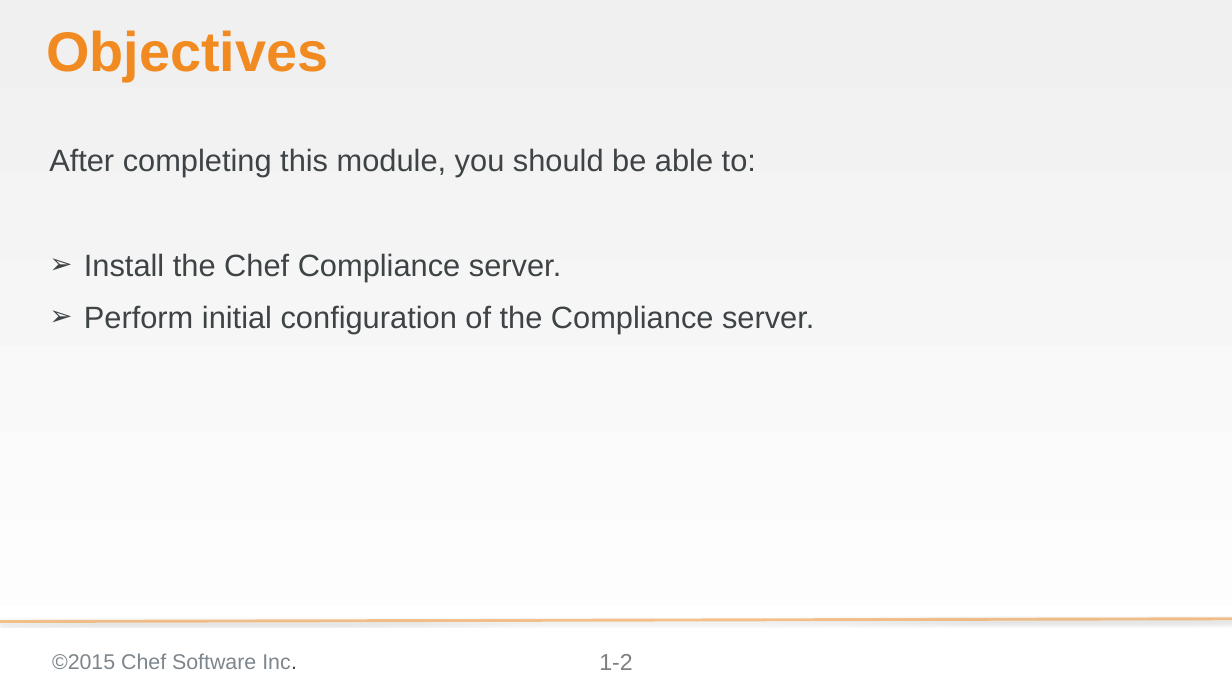
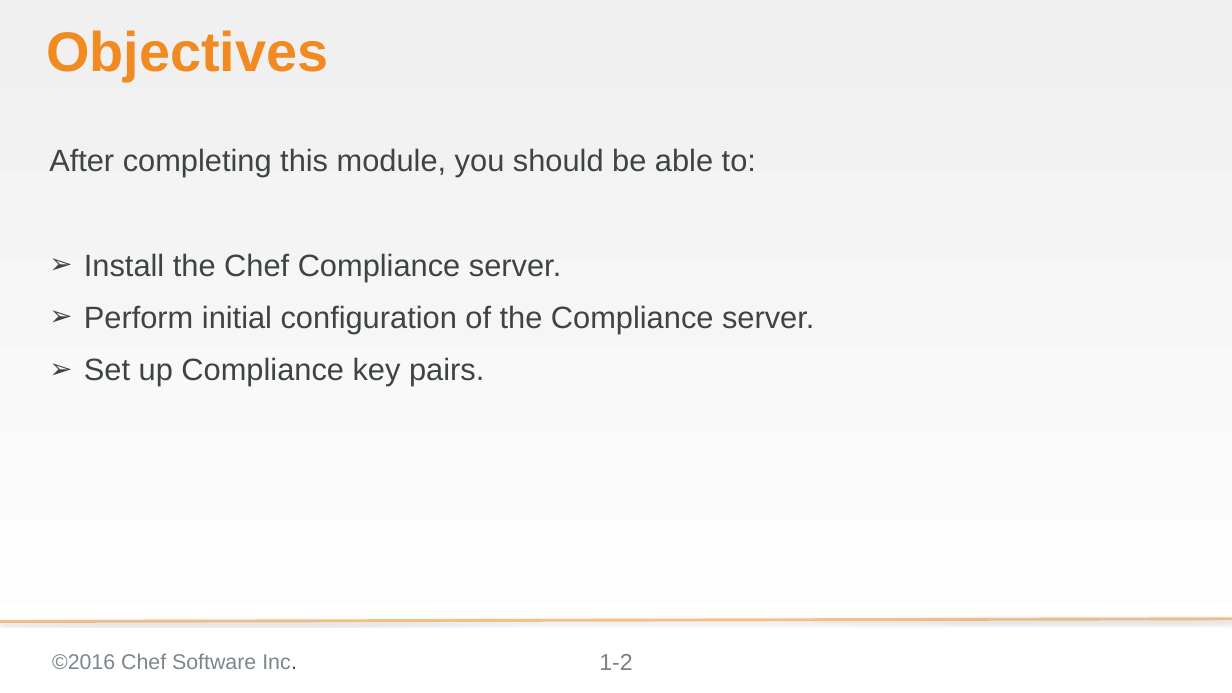
Before and after one commit to bchamby/chef-compliance-installation-configuration-operation, a slide deck: slide 2 of 02-Install.pptx. Drawn at 1232x693 pixels with LibreOffice and Linux fonts; fonts in the diff are those of the drawing; background and template pictures are left out. Boxes give left, top, right and bottom in pixels: in the first picture for what was removed or moved away, otherwise in the second. Text is boxed around its words. In the diff, an @@ line names an element or a change of style, - is before the commit and + after.

```diff
--- a/02-Install.pptx
+++ b/02-Install.pptx
@@ text at [84,357,484,386]: paragraph added @@
+➢ Set up Compliance key pairs.
@@ text at [52,653,297,669]: text changed @@
-©2015 Chef Software Inc.
+©2016 Chef Software Inc.
```
Also in this commit, not shown: 15 other slides changed, 5 slides added, 5 slides removed.
